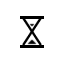
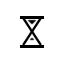
The second 64px x 64px image is a revision of the first. Changes to its layers:
painted on "fill top" over [29, 23, 35, 41]
painted on "fill bottom" over [27, 19, 37, 45]
